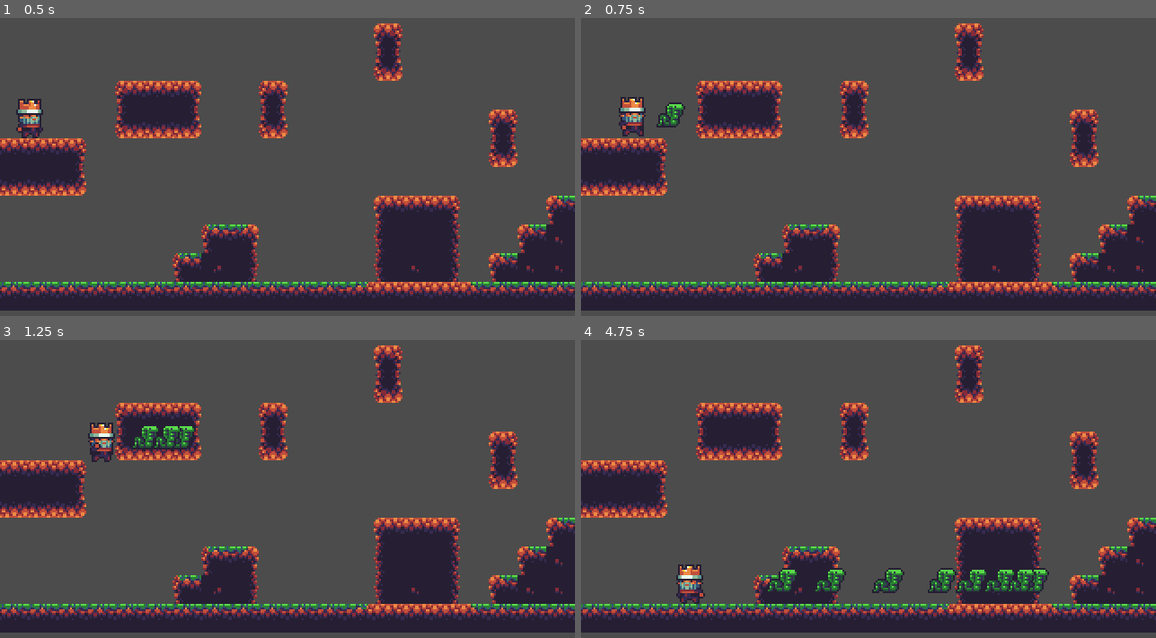
Above: before the commit, frames 1-4 (two rows, left to right).
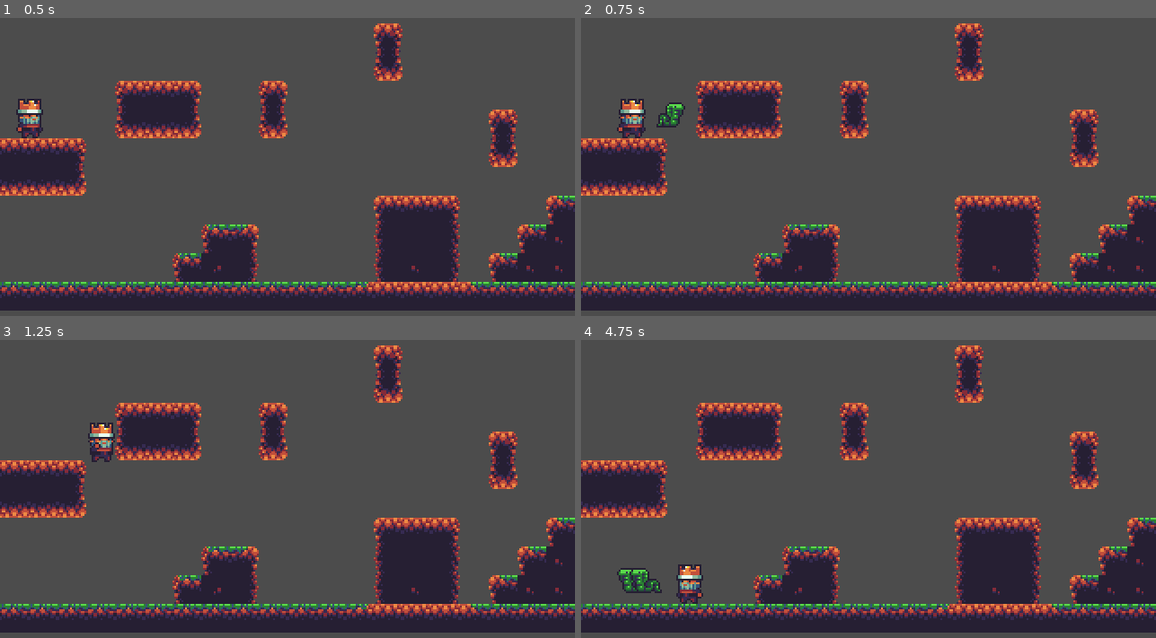
Above: after the commit, the same moments.

Repository: uccjshrimpton/godotplatformer
Game: Godot game, scene res://StageOne.tscn
Same seed, same stepped clock (60 frames per second), same inputs: the game is played once before the commit and once after it.
Inputs:
- Up to frame 1 (0.5 s): no input
- Up to frame 2 (0.75 s): tap Enter at 0.5 s; hold Right (ui_right) from 0.53 s (still down); tap Space (ui_select) at 0.6 s
- Up to frame 3 (1.25 s): keep holding Right (ui_right); tap Space (ui_select) at 0.77, 1.07 s
- Up to frame 4 (4.75 s): tap Space (ui_select) at 1.35, 1.52, 1.82, 2.1, 2.85, 3.02, 3.32, 3.6, 3.77, 4.07, 4.35, 4.52 s; release Right (ui_right) at 2.03 s; hold Left (ui_left) 2.03-2.78 s; hold Right (ui_right) 2.78-4.28 s; hold Left (ui_left) from 4.28 s (still down)

Frame 1 is identical in both runs. In frame 2, 0.4% of the frame differs, in the area x 6-12%, y 26-41%; in frame 3, 0.6%; in frame 4, 2.6%, in the area x 6-82%, y 75-89%.

Commit message:
made projectiles directional

Diff:
--- a/Fireball.gd
+++ b/Fireball.gd
@@ -3,14 +3,23 @@
 const SPEED = 100
 
 var velocity = Vector2()
+var direction = 1
 
 func _ready():
 	pass # Replace with function body.
 
+func set_fireball_direction(dir):
+	direction = dir
+	if dir == -1:
+		$AnimatedSprite.flip_h = true
+
 func _physics_process(delta):
-	velocity.x = SPEED * delta
+	velocity.x = SPEED * delta * direction
 	translate(velocity)
 	$AnimatedSprite.play("shoot")
 
 func _on_VisibilityNotifier2D_screen_exited():
 	queue_free()
+
+func _on_Fireball_body_entered(body):
+	queue_free()
--- a/Fireball.tscn
+++ b/Fireball.tscn
@@ -33,4 +33,5 @@
 position = Vector2( 0, 9 )
 scale = Vector2( 0.9, 0.7 )
 
+[connection signal="body_entered" from="." to="." method="_on_Fireball_body_entered"]
 [connection signal="screen_exited" from="VisibilityNotifier2D" to="." method="_on_VisibilityNotifier2D_screen_exited"]
--- a/Player.gd
+++ b/Player.gd
@@ -15,10 +15,16 @@
 		velocity.x = SPEED
 		$AnimatedSprite.play("run")
 		$AnimatedSprite.flip_h = false
+		if sign($Position2D.position.x) == -1:
+			$Position2D.position.x *= -1
+
 	elif Input.is_action_pressed("ui_left"):
 		velocity.x = -SPEED
 		$AnimatedSprite.play("run")
 		$AnimatedSprite.flip_h = true
+		if sign($Position2D.position.x) == 1:
+			$Position2D.position.x *= -1
+
 	else:
 		velocity.x = 0
 		$AnimatedSprite.play("idle")
@@ -28,9 +34,12 @@
 
 	if Input.is_action_just_pressed("ui_select"):
 		var fireball = FIREBALL.instance()
+		if sign($Position2D.position.x) == 1:
+			fireball.set_fireball_direction(1)
+		else:
+			fireball.set_fireball_direction(-1)
 		get_parent().add_child(fireball)
 		fireball.position = $Position2D.global_position
-		$AnimatedSprite.play("shoot")
 
 	velocity.y += GRAVITY
 
